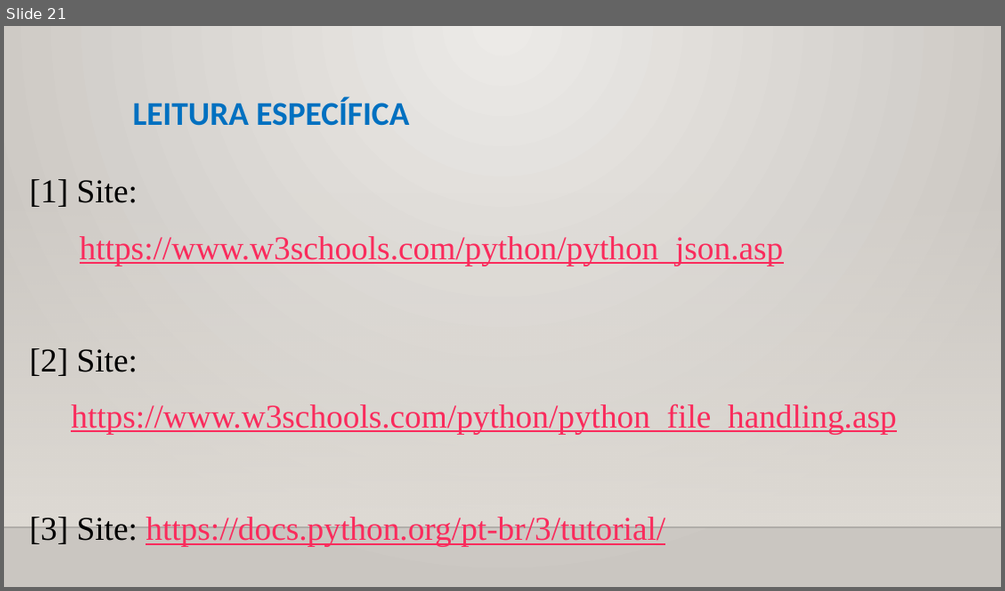
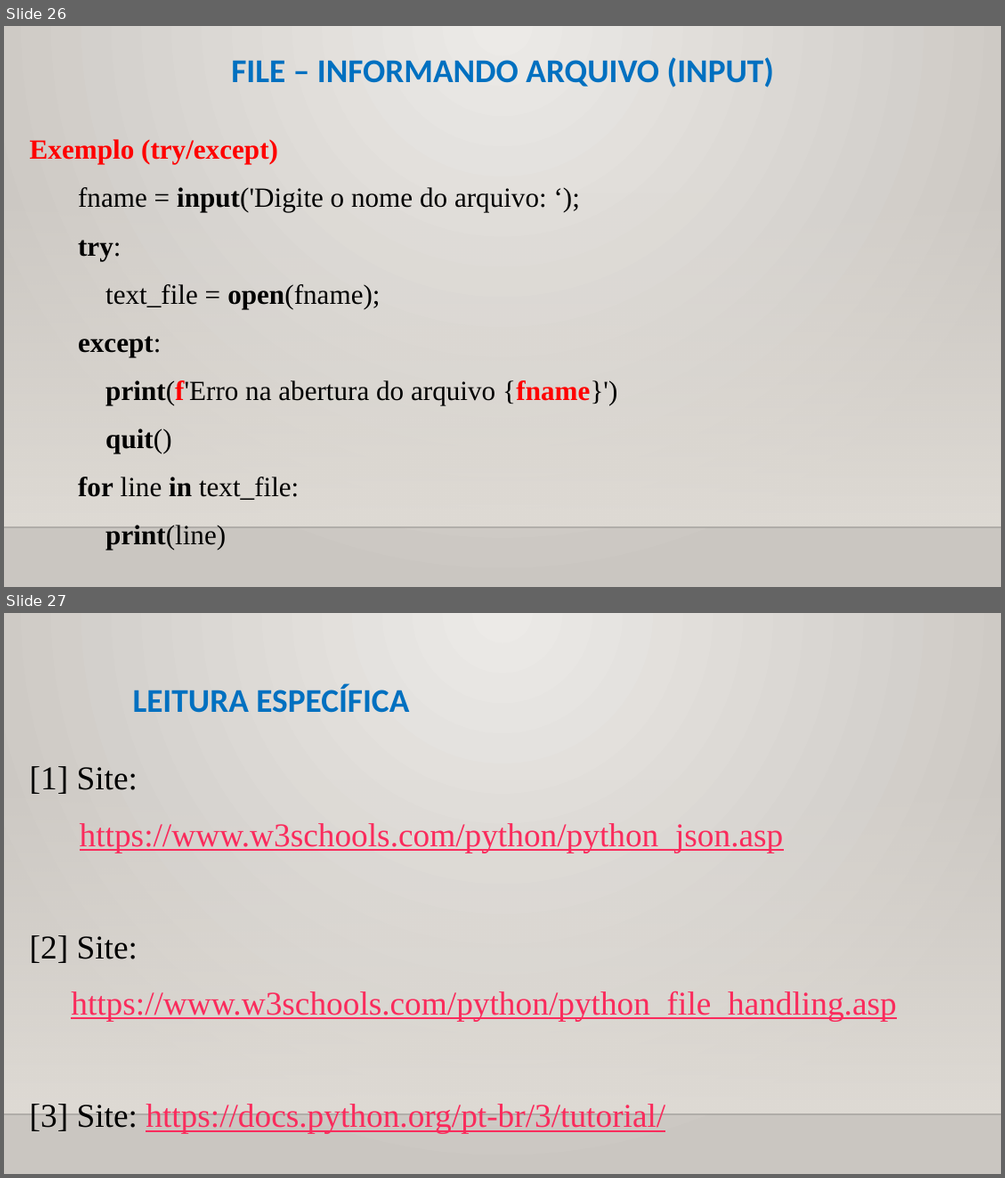
Before and after one commit to CloudEducationBrazil/WydenPythonParadigmas, a slide deck: 01 Classes/Aula 10 Programação Python - Arquivos e JSON.pptx. Shown one above the other, each under a label of ours: slide 21 before the commit, slides 26 and 27 after it. The pictures are 1005x591 and 1005x1178 pixels, drawn with LibreOffice and Linux fonts; fonts in the diff are those of the drawing; background and template pictures are left out. Boxes give left, top, right and bottom in pixels: in the first picture for what was removed or moved away, otherwise in the second. Text is boxed around its words. In the diff, an @@ line names an element or a change of style, - is before the commit and + after.

```diff
--- a/01 Classes/Aula 10 Programação Python - Arquivos e JSON.pptx
+++ b/01 Classes/Aula 10 Programação Python - Arquivos e JSON.pptx
@@ slide 26 added at (4,26,1001,587), background picture (left out); not listed: 2 template elements that a slide beside it also shows @@
@@ title added at (231,57,774,87), 24 pt, text #0070C0, bold @@
+FILE – INFORMANDO ARQUIVO (INPUT)
@@ text added at (30,139,617,549), 20 pt, text #000000 @@
+  Exemplo (try/except)
+    fname = input('Digite o nome do arquivo: ‘);
+    try:
+    text_file = open(fname);
+    except:
+    print(f'Erro na abertura do arquivo {fname}')
+    quit()
+    for line in text_file:
+    print(line)
@@ what was slide 21 is now slide 27 @@
```
Also in this commit, not shown: 18 slides changed, 5 other slides added, 2 other files.
